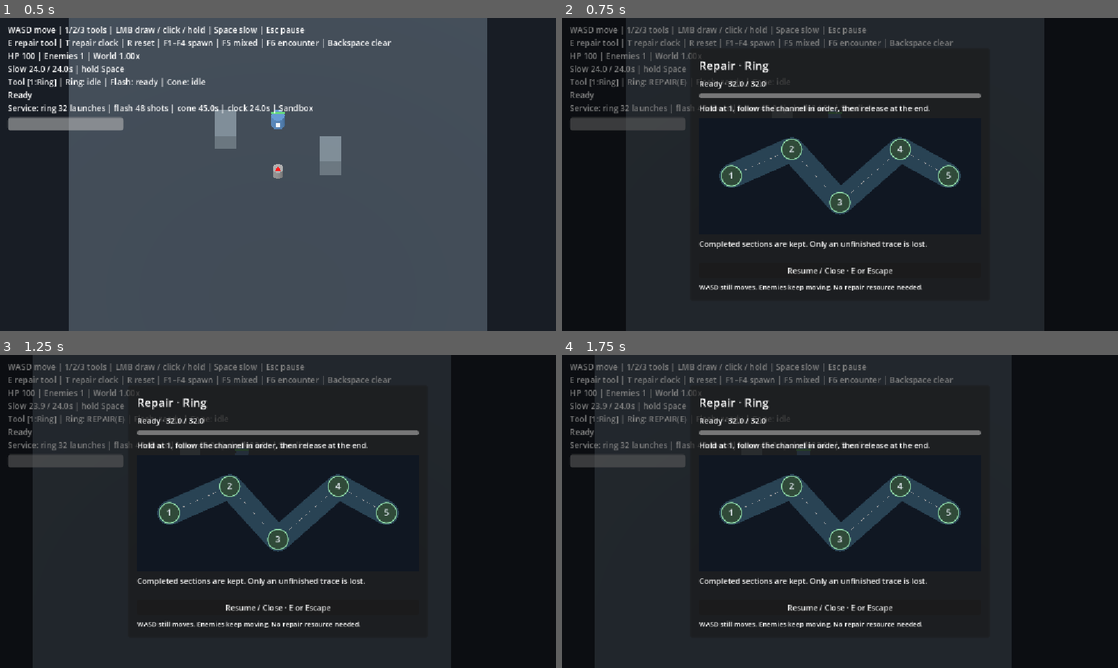
Above: before the commit, frames 1-4 (two rows, left to right).
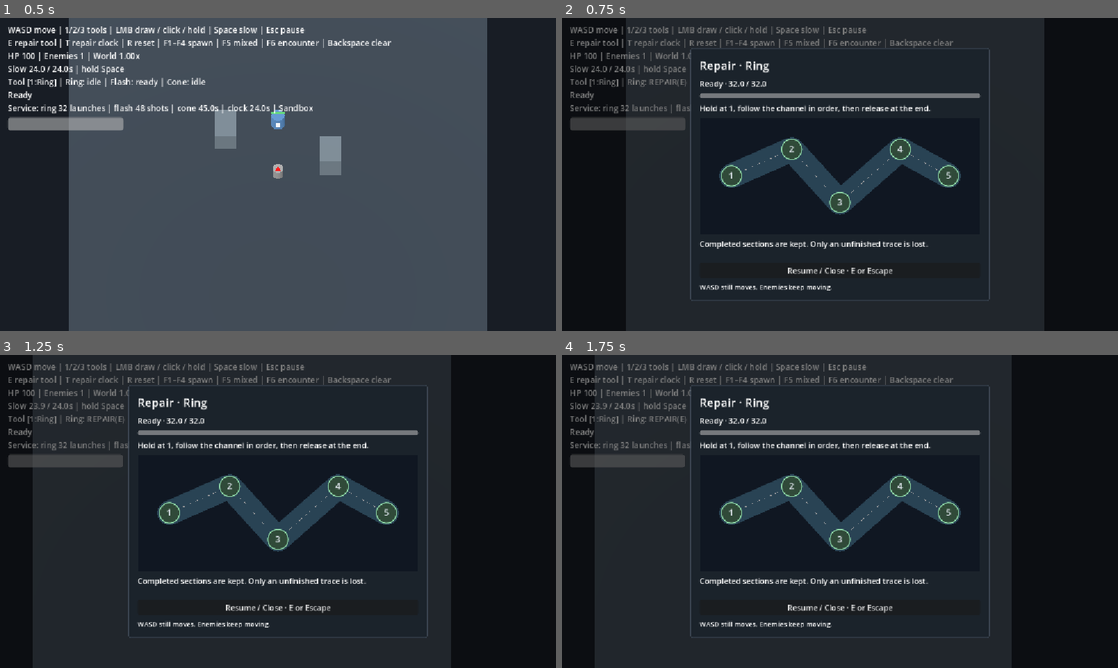
Above: after the commit, the same moments.

Repository: Ty1rl/old-tech
Game: Godot game, scene res://scenes/prototype/arena.tscn
Same seed, same stepped clock (60 frames per second), same inputs: the game is played once before the commit and once after it. This scene is started directly instead of the project's main scene.
Inputs (mouse positions are in pixels of both pictures, inside the frame that each line leads up to):
- Up to frame 1 (0.5 s): no input
- Up to frame 2 (0.75 s): tap Enter at 0.5 s; move the mouse to (962, 158) at 0.52 s; hold D (move_right) from 0.53 s (still down); tap E at 0.6 s; click (962, 158) at 0.67 s
- Up to frame 3 (1.25 s): keep holding D (move_right); tap Space at 0.77 s
- Up to frame 4 (1.75 s): release D (move_right) at 1.25 s; drag from (728, 527) to (812, 574) at 1.27 s

Frame 1 is identical in both runs. In frame 2, 2.5% of the frame differs, in the area x 23-77%, y 9-91%; in frame 3, 2.5%; in frame 4, 2.5%.

Commit message:
Integrate repair resource loop, crowd control and encounter prototype
Work-Seat: old-tech/jam-1

Diff:
--- a/scenes/prototype/arena.gd
+++ b/scenes/prototype/arena.gd
@@ -110,7 +110,7 @@
 	slow_bar = ProgressBar.new()
 	slow_bar.position = Vector2(16, 130)
 	slow_bar.size = Vector2(240, 16)
-	slow_bar.max_value = Tuning.SLOW.capacity
+	slow_bar.max_value = equipment.capacity(&"clock")
 	slow_bar.show_percentage = false
 	slow_bar.mouse_filter = Control.MOUSE_FILTER_IGNORE
 	layer.add_child(slow_bar)
--- a/scenes/prototype/checks/integration.gd
+++ b/scenes/prototype/checks/integration.gd
@@ -47,6 +47,13 @@
 	arena.weapons.handle_event(mouse(false), arena.player, finish)
 
 
+func repair_tool(tool: StringName) -> void:
+	var session: int = arena.equipment.begin_repair(tool)
+	for section in range(Tuning.REPAIR_STEPS):
+		arena.equipment.complete_step(tool)
+	arena.equipment.end_repair(session)
+
+
 func run() -> void:
 	arena = load("res://scenes/prototype/arena.tscn").instantiate()
 	root.add_child(arena)
@@ -61,15 +68,24 @@
 			var enemy := fresh_enemy(kind)
 			arena.weapons.select_tool(tool)
 			var attempts := 0
-			while enemy.health > 0.0 and attempts < 100:
+			if tool == 3:
+				arena.weapons.handle_event(mouse(true), arena.player, enemy.position)
+			while enemy.health > 0.0 and attempts < 2000:
 				attempts += 1
 				if tool == 1:
 					draw_ring(Vector3(-2, 0, -3), Vector3(2, 0, -3))
 					weapon_tick(2.0, enemy.position)
-				else:
+				elif tool == 2:
 					arena.weapons.handle_event(mouse(true), arena.player, enemy.position)
 					weapon_tick(1.0, enemy.position)
 					arena.weapons.handle_event(mouse(false), arena.player, enemy.position)
+				else:
+					if not arena.equipment.can_use(&"cone"):
+						arena.weapons.handle_event(mouse(false), arena.player, enemy.position)
+						repair_tool(&"cone")
+						arena.weapons.handle_event(mouse(true), arena.player, enemy.position)
+					weapon_tick(0.1, enemy.position)
+			arena.weapons.handle_event(mouse(false), arena.player, enemy.position)
 			expect(enemy.health <= 0.0, "Tool %d can kill real %s" % [tool, kind])
 			arena.director.step(0.0, arena.player)
 			expect(arena.director.enemies.is_empty(), "Killed %s leaves live roster after tool %d" % [kind, tool])
@@ -121,7 +137,7 @@
 	arena.director.step(0.5 * arena.player.world_scale, arena.player)
 	expect(is_equal_approx(swarmer.position.distance_to(start), Tuning.ENEMIES.swarmer.speed * 0.5 * Tuning.SLOW.scale),
 		"Arena timing policy slows real enemy movement")
-	expect(is_equal_approx(arena.player.slow_charge, Tuning.SLOW.capacity - 0.5), "Slow resource drains in real time")
+	expect(is_equal_approx(arena.player.slow_charge, arena.equipment.capacity(&"clock") - 0.5 * Tuning.SLOW.drain), "Slow resource drains in real time")
 
 	arena.weapons.select_tool(3)
 	arena.weapons.handle_event(mouse(true), arena.player, swarmer.position)
@@ -134,5 +150,21 @@
 	arena._unhandled_input(key(KEY_BACKSPACE))
 	expect(arena.director.enemies.is_empty(), "Clear key empties encounter")
 
+	var pushed := fresh_enemy(&"swarmer", Vector3(0, 0, -2))
+	arena.weapons.select_tool(3)
+	arena.weapons.handle_event(mouse(true), arena.player, pushed.position)
+	weapon_tick(0.05, pushed.position)
+	expect(pushed.is_staggered() and pushed.knockback_vel.length() > 0,
+		"Actual cone burst staggers and displaces actual swarmer")
+	var before_push: Vector3 = pushed.position
+	arena.director.step(0.1, arena.player)
+	expect(pushed.position.z < before_push.z and arena.player.health == Tuning.PLAYER.health,
+		"Burst buys space while suppressing contact attacks")
+
+	arena._unhandled_input(key(KEY_F6))
+	expect(arena.equipment.remaining(&"clock") == arena.equipment.capacity(&"clock") and arena.director.encounter_active,
+		"Encounter key resets equipment and starts bounded sequence")
+	expect(arena.slow_bar.max_value == arena.equipment.capacity(&"clock"), "HUD meter matches shared clock capacity")
+
 	print(JSON.stringify({"status": "passed" if failures.is_empty() else "failed", "checks": checks, "failures": failures}))
 	quit(0 if failures.is_empty() else 1)
--- a/scenes/prototype/repair.gd
+++ b/scenes/prototype/repair.gd
@@ -51,6 +51,12 @@
 	add_child(center)
 	var panel := PanelContainer.new()
 	panel.custom_minimum_size = Vector2(620, 440)
+	var backdrop := StyleBoxFlat.new()
+	backdrop.bg_color = Color("1b232b")
+	backdrop.border_color = Color("475361")
+	backdrop.set_border_width_all(1)
+	backdrop.set_corner_radius_all(4)
+	panel.add_theme_stylebox_override("panel", backdrop)
 	center.add_child(panel)
 	var margin := MarginContainer.new()
 	for side in ["left", "top", "right", "bottom"]:
@@ -88,7 +94,7 @@
 	close.pressed.connect(_request_close)
 	column.add_child(close)
 	var footer := Label.new()
-	footer.text = "WASD still moves. Enemies keep moving. No repair resource needed."
+	footer.text = "WASD still moves. Enemies keep moving."
 	footer.add_theme_font_size_override("font_size", 14)
 	column.add_child(footer)
 	SceneManager.popup_opened.connect(_on_popup_opened)
--- a/scenes/prototype/tuning.gd
+++ b/scenes/prototype/tuning.gd
@@ -2,12 +2,12 @@
 
 # Distances are world units; durations are real seconds unless stated otherwise.
 const PLAYER = {"speed": 6.0, "health": 100.0}
-const SLOW = {"scale": 0.18, "capacity": 5.0, "drain": 1.0, "regeneration": 0.6}
+const SLOW = {"scale": 0.18, "drain": 1.0}
 const RING = {"range": 14.0, "length": 22.0, "minimum_length": 0.6,
 	"sample_spacing": 0.18, "outbound_speed": 24.0, "stroke_speed": 38.0,
 	"return_speed": 28.0, "radius": 0.4, "damage": 36.0}
-const BEAM = {"range": 18.0, "radius": 0.35, "damage": 28.0, "cooldown": 0.25}
-const CONE = {"range": 5.0, "half_angle": 0.65, "damage_per_second": 24.0}
+const BEAM = {"range": 18.0, "radius": 0.35, "damage": 70.0, "cooldown": 0.8}
+const CONE = {"range": 5.0, "half_angle": 0.65, "damage_per_second": 16.0}
 const ENEMIES = {
 	"target": {"health": 100.0, "speed": 0.0, "radius": 0.7, "damage": 0.0},
 	"swarmer": {"health": 32.0, "speed": 2.8, "radius": 0.4, "damage": 5.0},
Not shown, changed: scenes/prototype/README.md
